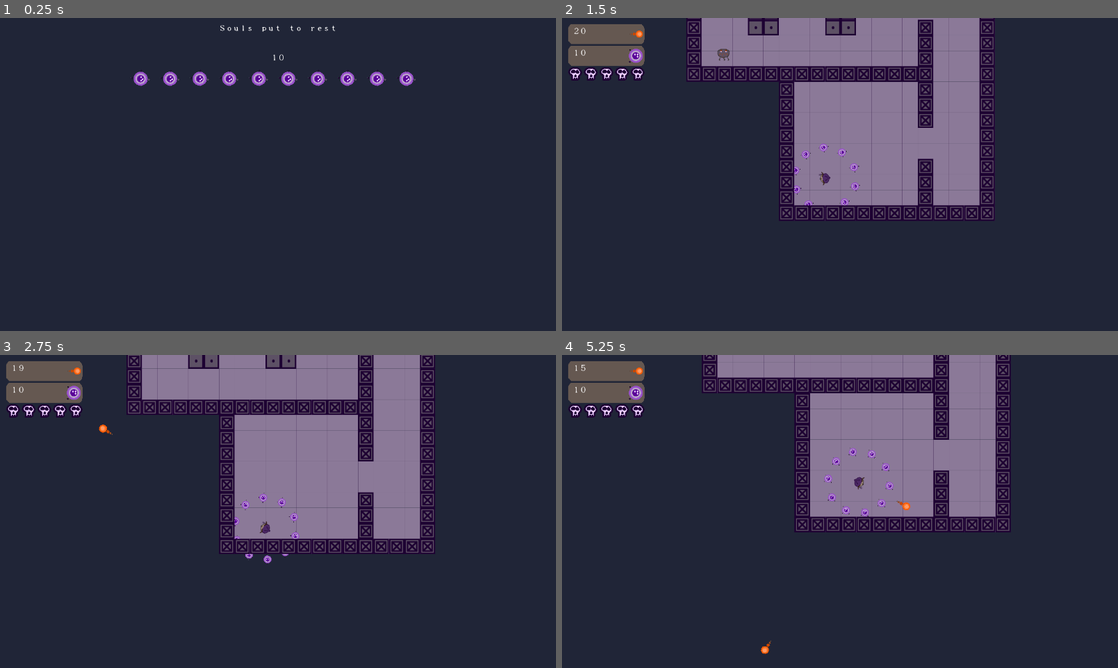
Above: before the commit, frames 1-4 (two rows, left to right).
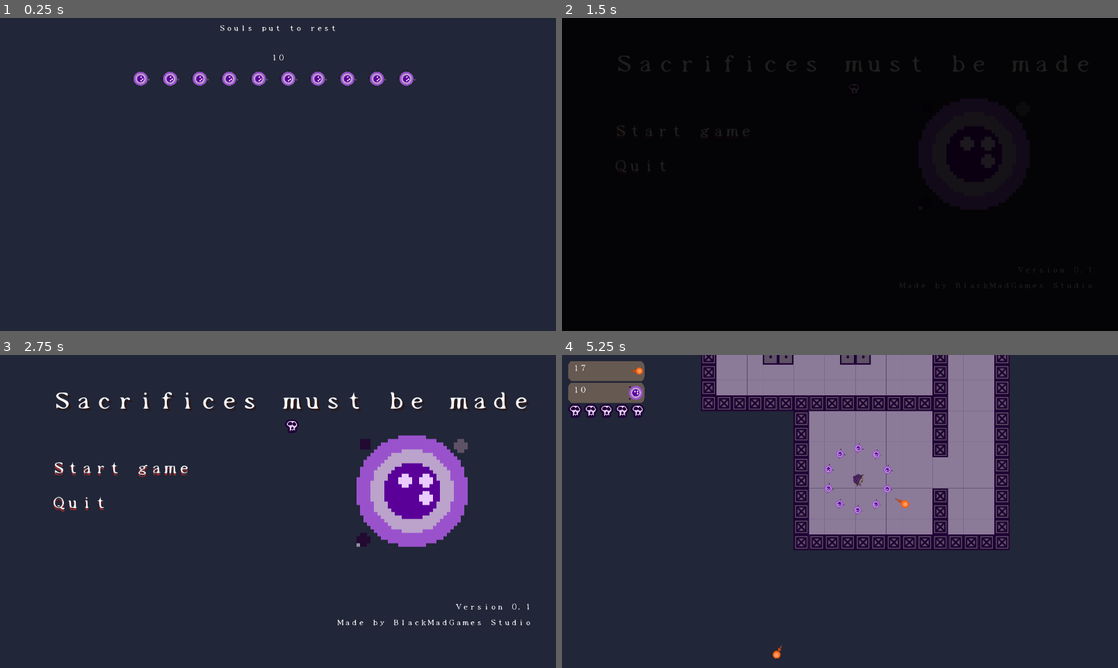
Above: after the commit, the same moments.

Repository: blackmadgames/sacrifices
Game: Godot game, scene res://scenes/screens/GameOver.tscn
Two runs of this game, one before a commit and one after it. Both use one fixed random seed, a clock stepped at 60 frames per second and the inputs below. This scene is started directly instead of the project's main scene.
Inputs (mouse positions are in pixels of both pictures, inside the frame that each line leads up to):
- Up to frame 1 (0.25 s): no input
- Up to frame 2 (1.5 s): move the mouse to (962, 158) at 0.52 s; hold D (move_right) 0.53-1.28 s; click (962, 158) at 0.6 s; move the mouse to (728, 190) at 1.27 s; hold S (move_down) from 1.28 s (still down); click (728, 190) at 1.35 s
- Up to frame 3 (2.75 s): release S (move_down) at 2 s; click (172, 473) at 2 s, where only the run after the commit has a clickable "Start game"
- Up to frame 4 (5.25 s): click (734, 473) at 2.75 s, where only the run after the commit has a clickable "Start game"; move the mouse to (895, 442) at 3.52 s; hold D (move_right) 3.53-4.28 s; tap F (interact) at 3.6 s; click (895, 442) at 3.8 s; move the mouse to (812, 574) at 4.27 s; hold W (move_up) 4.28-5.03 s; tap Shift (look_ahead) at 4.35 s; click (812, 574) at 4.55 s; move the mouse to (1006, 558) at 5.02 s; hold A (move_left) from 5.03 s (still down); click (1006, 558) at 5.1 s

The runs differ from the first frame. In frame 2, 100% of the frame differs, in the area x 0-100%, y 0-100%; in frame 3, 32%; in frame 4, 12%.

Commit message:
Return to title screen after game over screen

Diff:
--- a/project.godot
+++ b/project.godot
@@ -151,4 +151,5 @@
 [rendering]
 
 environment/default_clear_color=Color( 0.129412, 0.14902, 0.219608, 1 )
+quality/depth/hdr=false
 environment/default_environment="res://default_env.tres"
--- a/scripts/screens/GameOver.gd
+++ b/scripts/screens/GameOver.gd
@@ -20,7 +20,7 @@
         elif soul_stories_count < lost_souls:
             _display_lost_soul_story()
         else:
-            get_tree().change_scene(Game.GAME_SCENE)
+            get_tree().change_scene("res://scenes/screens/TitleScreen.tscn")
 
 func _display_lost_souls() -> void:
     display_lost_souls = true
